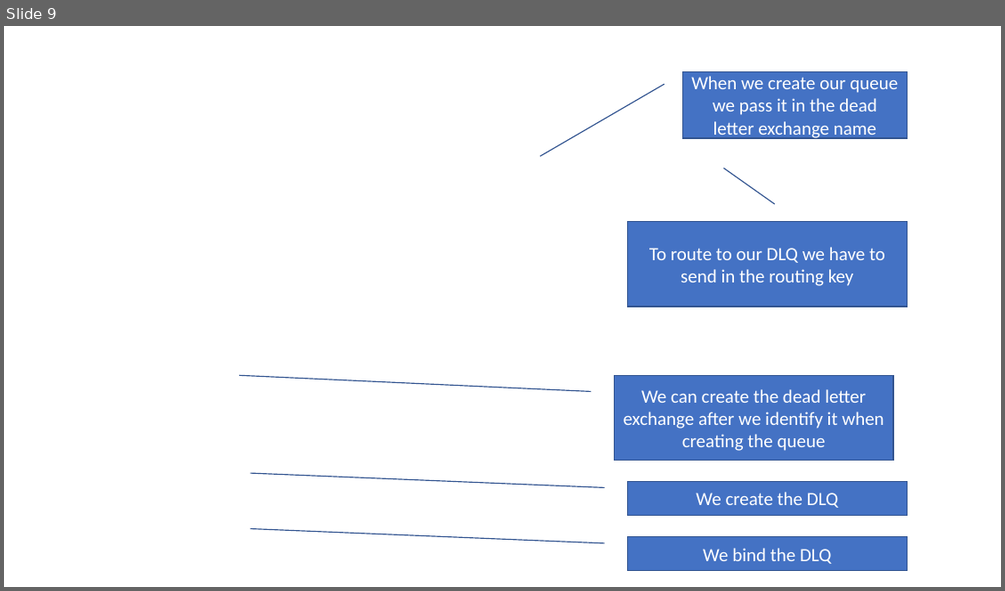
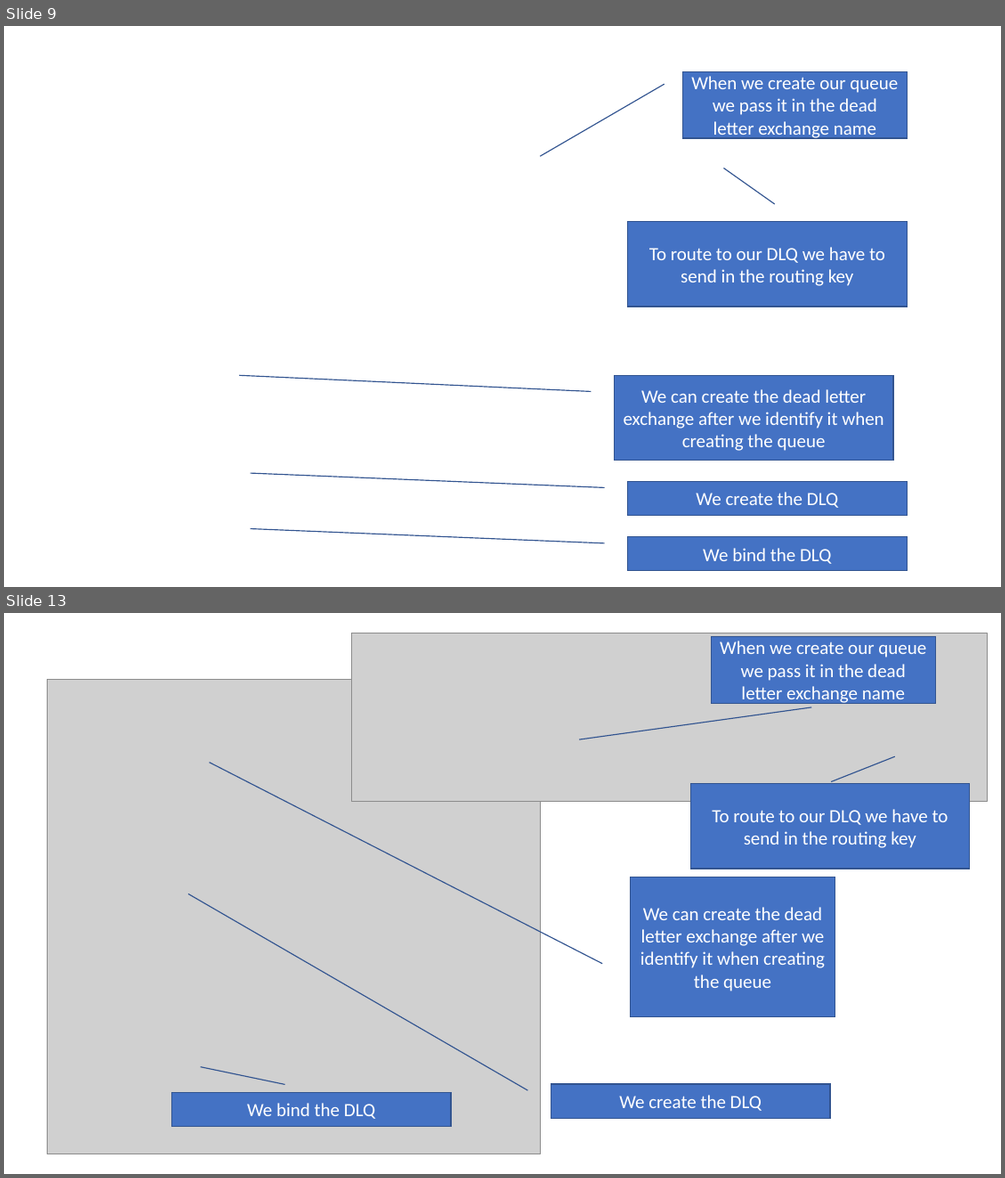
Before and after one commit to iancooper/practical-messaging, a slide deck: exercises/invalid-message-channel-exercise.pptx. Shown one above the other, each under a label of ours: slide 9 before the commit, slides 9 and 13 after it; the slides between them are not shown. The pictures are 1005x591 and 1005x1178 pixels, drawn with LibreOffice and Linux fonts; fonts in the diff are those of the drawing; grey boxes stand for pictures; background and template pictures are left out. Boxes give left, top, right and bottom in pixels: in the first picture for what was removed or moved away, otherwise in the second. Text is boxed around its words. In the diff, an @@ line names an element or a change of style, - is before the commit and + after.

```diff
--- a/exercises/invalid-message-channel-exercise.pptx
+++ b/exercises/invalid-message-channel-exercise.pptx
@@ slide 13 added at (4,613,1001,1174), background #FFFFFF @@
@@ picture added at (351,633,987,802) @@
@@ border callout added at (712,636,935,703), fill #4472C4, outline #325491 1 pt, 18 pt, text #FFFFFF @@
+When we create our queue we pass it in the dead letter exchange name
@@ picture added at (48,679,541,1153) @@
@@ border callout added at (690,784,970,868), fill #4472C4, outline #325491 1 pt, 18 pt, text #FFFFFF @@
+To route to our DLQ we have to send in the routing key
@@ border callout added at (630,877,834,1016), fill #4472C4, outline #325491 1 pt, 18 pt, text #FFFFFF @@
+We can create the dead letter exchange after we identify it when creating the queue
@@ border callout added at (171,1093,451,1126), fill #4472C4, outline #325491 1 pt, 18 pt, text #FFFFFF @@
+We bind the DLQ
@@ border callout added at (551,1084,830,1118), fill #4472C4, outline #325491 1 pt, 18 pt, text #FFFFFF @@
+We create the DLQ
```
Also in this commit, not shown: 3 other slides added, 26 other files.
